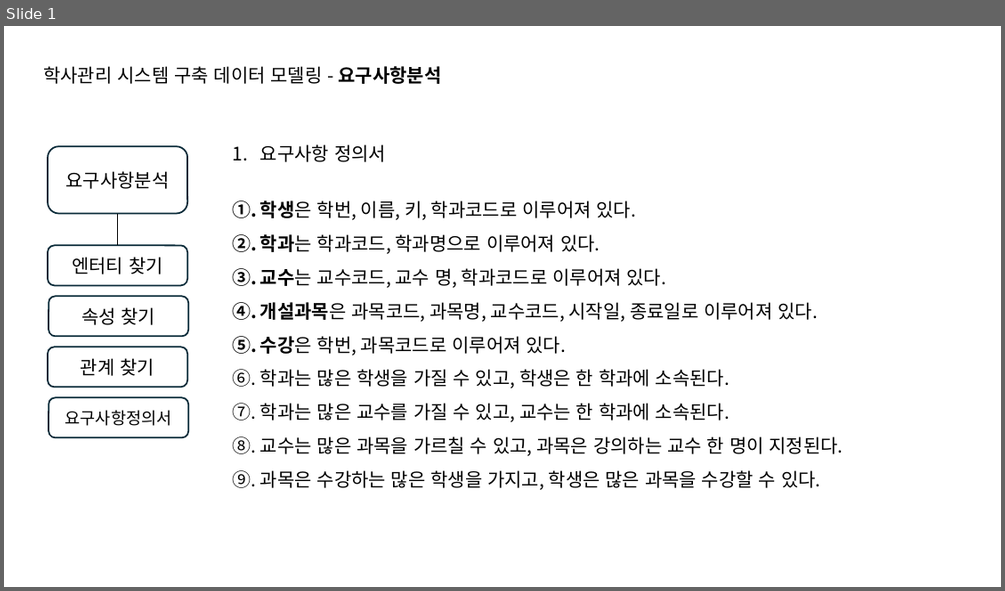
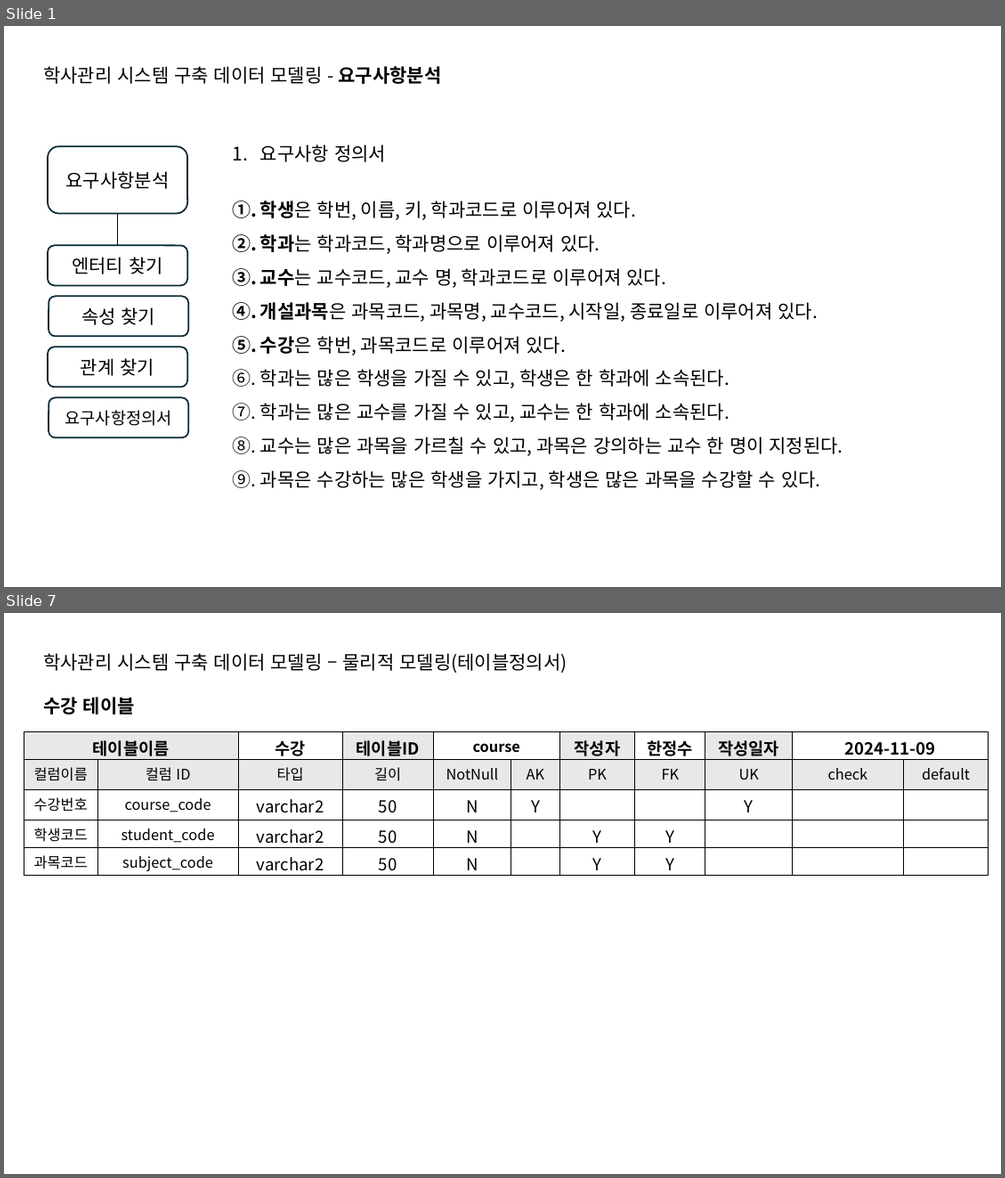
Before and after one commit to intrager/erd-practice, a slide deck: academic_management/RequirementsAnalysis_drawingERD.pptx. Shown one above the other, each under a label of ours: slide 1 before the commit, slides 1 and 7 after it; the slides between them are not shown. The pictures are 1005x591 and 1005x1178 pixels, drawn with LibreOffice and Linux fonts; fonts in the diff are those of the drawing. Boxes give left, top, right and bottom in pixels: in the first picture for what was removed or moved away, otherwise in the second. Text is boxed around its words. In the diff, an @@ line names an element or a change of style, - is before the commit and + after.

```diff
--- a/academic_management/RequirementsAnalysis_drawingERD.pptx
+++ b/academic_management/RequirementsAnalysis_drawingERD.pptx
@@ slide 7 added at (4, 613, 1001, 1174), background #FFFFFF @@
@@ text added at (43, 653, 566, 673), 18 pt, text #000000 @@
+학사관리 시스템 구축 데이터 모델링 – 물리적 모델링(테이블정의서)
@@ text added at (43, 697, 135, 714), 18 pt, text #000000, bold @@
+수강 테이블
@@ table added at (24, 732, 989, 879), 5 rows, 11 columns @@
+테이블이름 |  | 수강 | 테이블ID | course |  | 작성자 | 한정수 | 작성일자 | 2024-11-09 | 
+컬럼이름 | 컬럼 ID | 타입 | 길이 | NotNull | AK | PK | FK | UK | check | default
+수강번호 | course_code | varchar2 | 50 | N | Y |  |  | Y |  | 
+학생코드 | student_code | varchar2 | 50 | N |  | Y | Y |  |  | 
+과목코드 | subject_code | varchar2 | 50 | N |  | Y | Y |  |  | 
```
Also in this commit, not shown: 1 slide changed, 13 other slides added, 2 other files.
